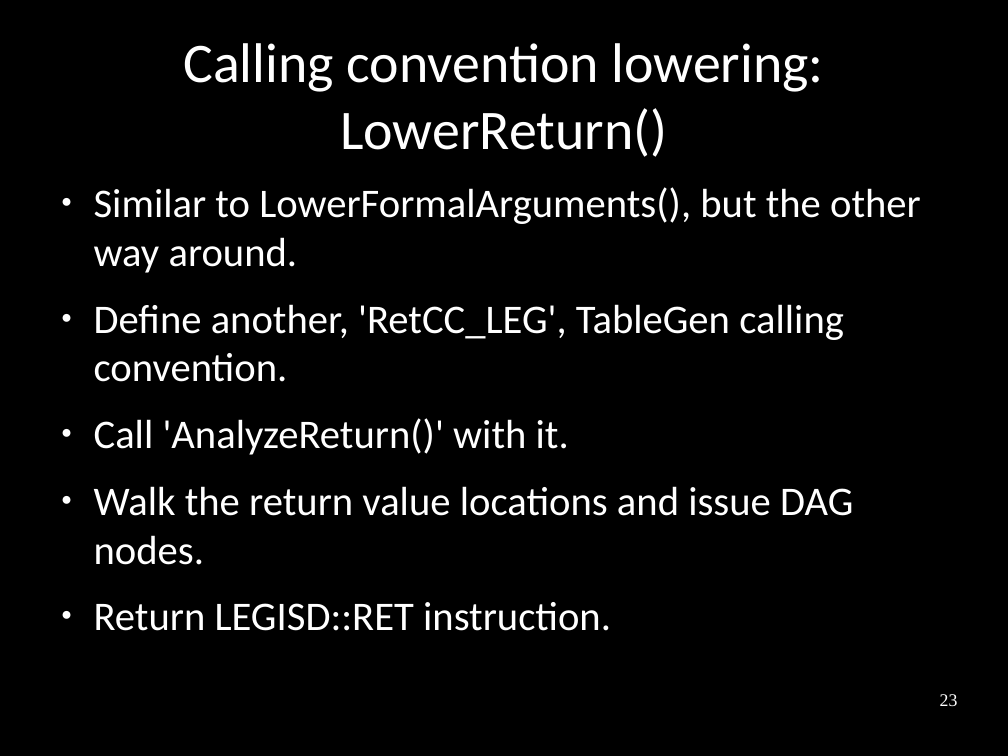
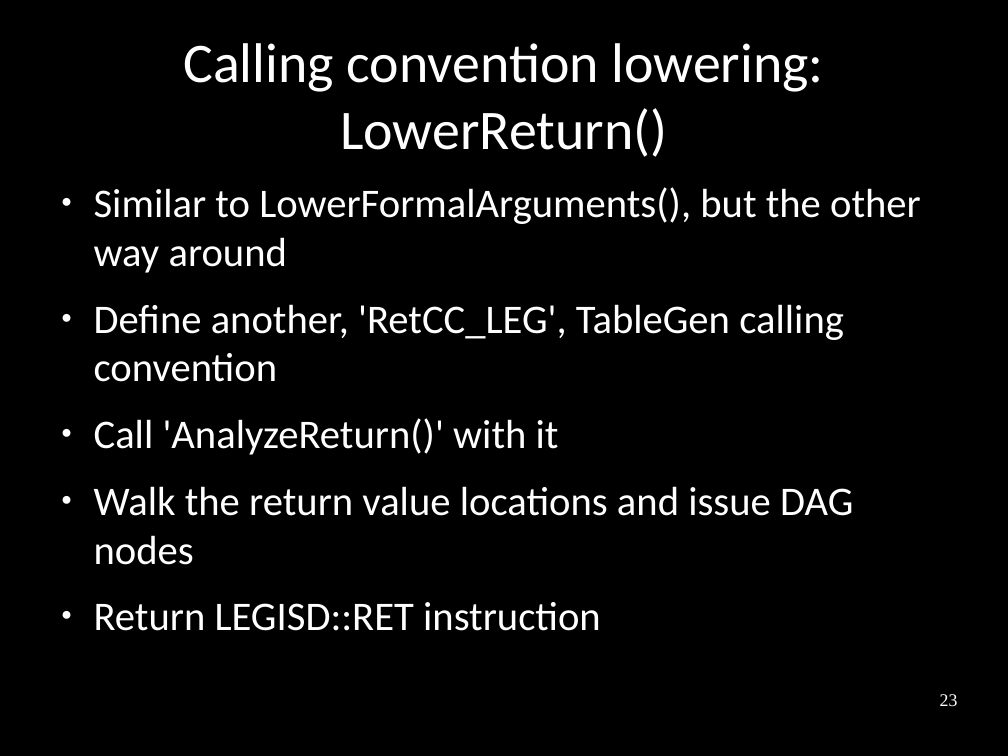
Before and after one commit to frasercrmck/llvm-leg, a slide deck: slide 23 of docs/Codeplay/Slides.odp. Drawn at 1008x756 pixels with LibreOffice and Linux fonts; fonts in the diff are those of the drawing. Boxes give left, top, right and bottom in pixels: in the first picture for what was removed or moved away, otherwise in the second. Text is boxed around its words. In the diff, an @@ line names an element or a change of style, - is before the commit and + after.

Commit message:
Minor changes.

```diff
--- a/docs/Codeplay/Slides.odp
+++ b/docs/Codeplay/Slides.odp
@@ text at [94,187,921,631]: text changed @@
-● Similar to LowerFormalArguments(), but the other way around.
-● Define another, 'RetCC_LEG', TableGen calling convention.
-● Call 'AnalyzeReturn()' with it.
-● Walk the return value locations and issue DAG nodes.
-● Return LEGISD::RET instruction.
+● Similar to LowerFormalArguments(), but the other way around
+● Define another, 'RetCC_LEG', TableGen calling convention
+● Call 'AnalyzeReturn()' with it
+● Walk the return value locations and issue DAG nodes
+● Return LEGISD::RET instruction
```
Also in this commit, not shown: 3 other slides changed.
